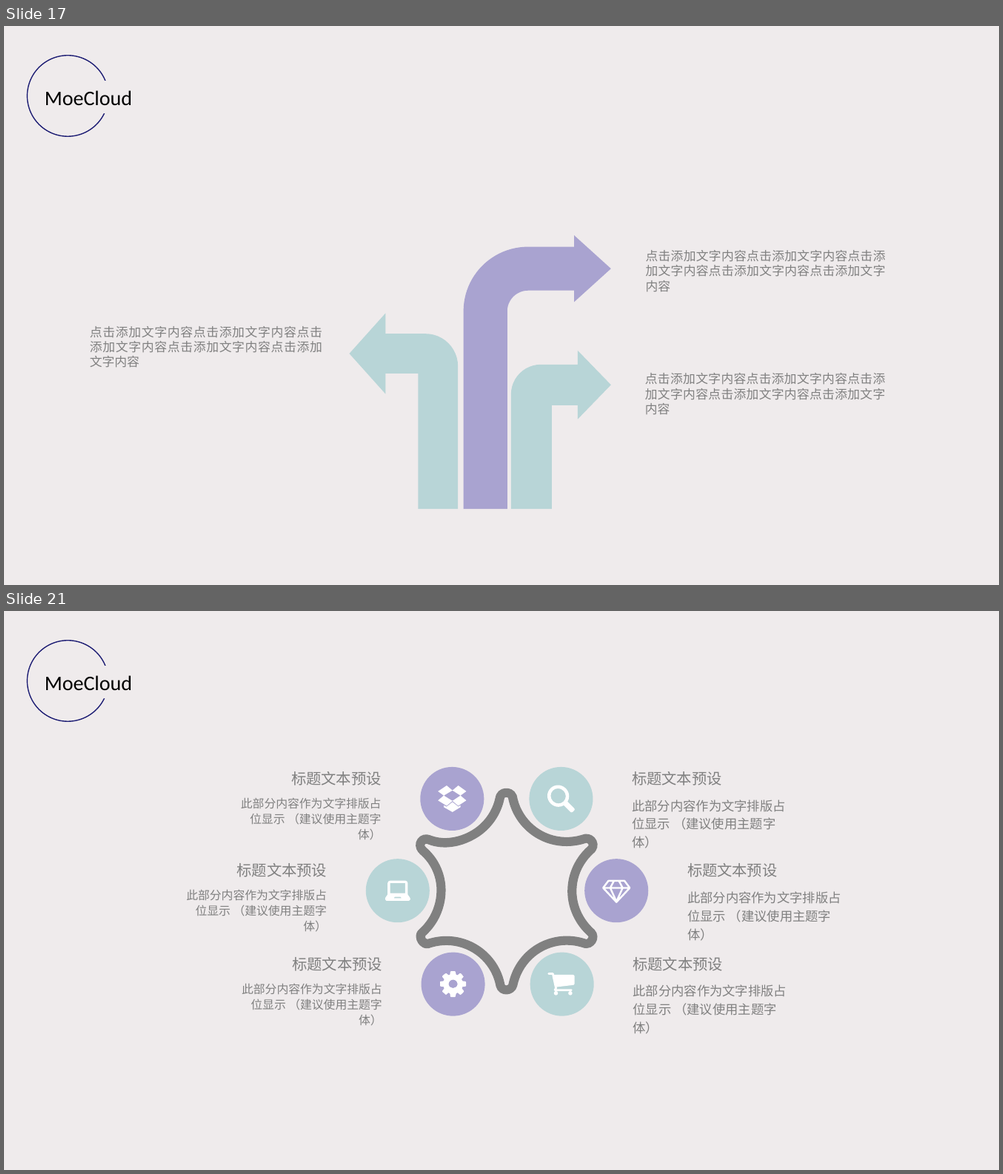
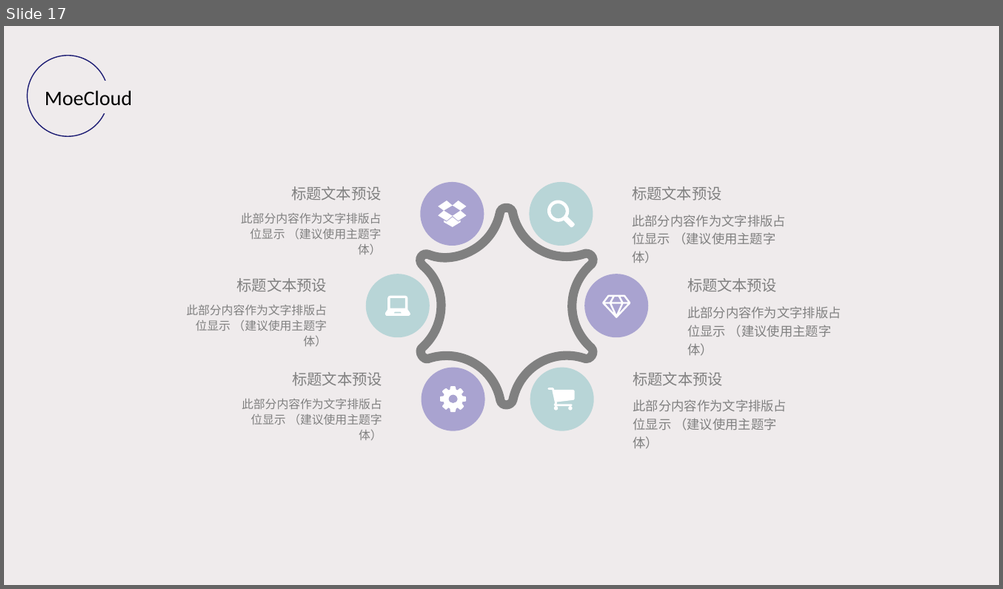
Before and after one commit to HopuTeam/MoeCloud, a slide deck: MoeCloud.pptx. Shown one above the other, each under a label of ours: slides 17 and 21 before the commit, slide 17 after it; the slides between them are not shown. The pictures are 1003x1174 and 1003x589 pixels, drawn with LibreOffice and Linux fonts; fonts in the diff are those of the drawing. Boxes give left, top, right and bottom in pixels: in the first picture for what was removed or moved away, otherwise in the second. Text is boxed around its words. In the diff, an @@ line names an element or a change of style, - is before the commit and + after.

```diff
--- a/MoeCloud.pptx
+++ b/MoeCloud.pptx
@@ slide 17 removed at (x1=4, y1=26, x2=999, y2=585), background #EFEBEC; not listed: 2 template elements that a slide beside it also shows @@
@@ bent arrow removed at (x1=464, y1=235, x2=612, y2=509) @@
@@ text removed at (x1=646, y1=250, x2=885, y2=292) @@
-点击添加文字内容点击添加文字内容点击添加文字内容点击添加文字内容点击添加文字内容
@@ bent arrow removed at (x1=350, y1=313, x2=458, y2=508) @@
@@ text removed at (x1=90, y1=326, x2=322, y2=368) @@
-点击添加文字内容点击添加文字内容点击添加文字内容点击添加文字内容点击添加文字内容
@@ bent arrow removed at (x1=511, y1=351, x2=611, y2=508) @@
@@ text removed at (x1=645, y1=373, x2=885, y2=414) @@
-点击添加文字内容点击添加文字内容点击添加文字内容点击添加文字内容点击添加文字内容
@@ what was slide 21 is now slide 17 @@
```
Also in this commit, not shown: 6 slides changed, 7 slides added, 10 other slides removed, 1 other file.
